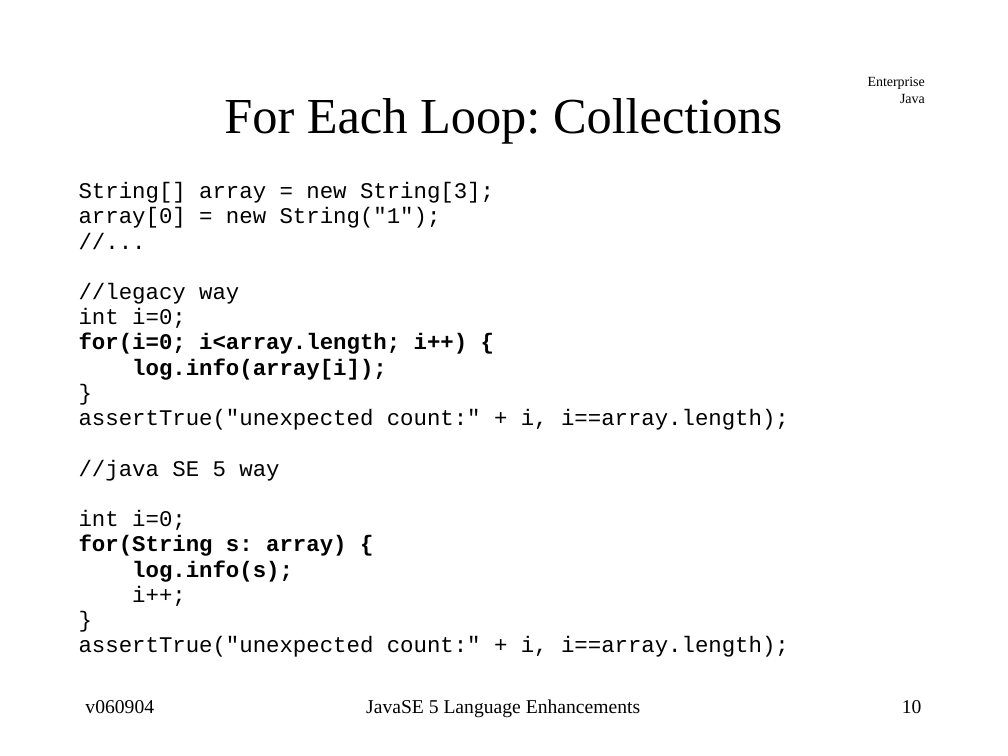
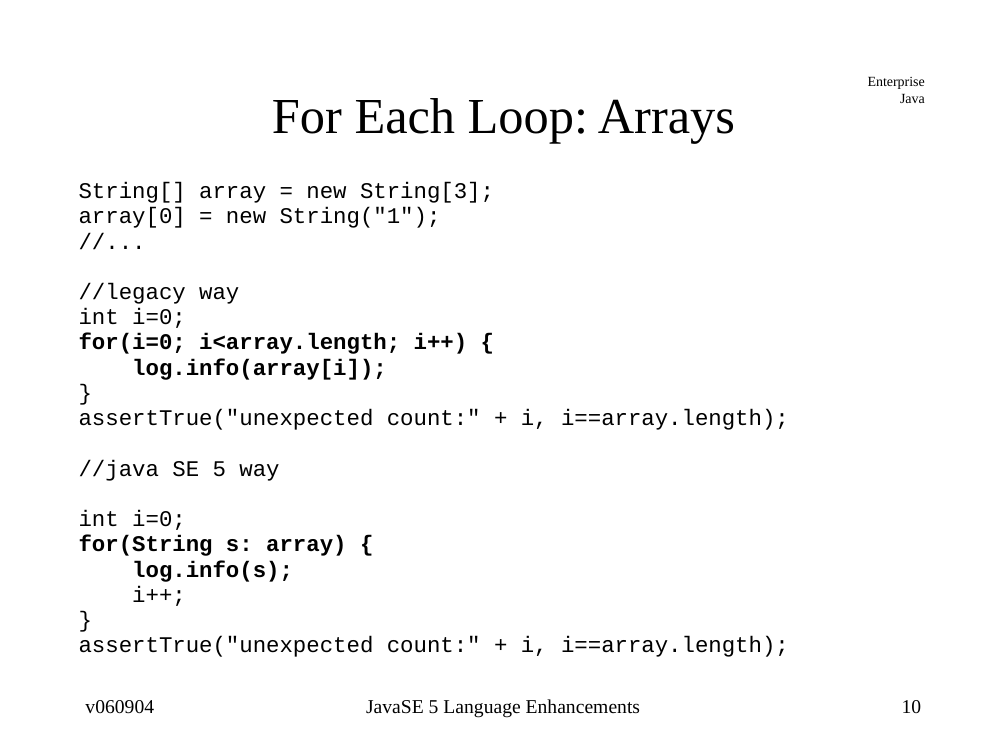
Before and after one commit to jcstaff/ejava-javaee, a slide deck: slide 10 of javase5Enhancements/src/site/resources/lectures/javase5Enhancements.ppt. Drawn at 1008x756 pixels with LibreOffice and Linux fonts; fonts in the diff are those of the drawing. Boxes give left, top, right and bottom in pixels: in the first picture for what was removed or moved away, otherwise in the second. Text is boxed around its words. In the diff, an @@ line names an element or a change of style, - is before the commit and + after.

```diff
--- a/javase5Enhancements/src/site/resources/lectures/javase5Enhancements.ppt
+++ b/javase5Enhancements/src/site/resources/lectures/javase5Enhancements.ppt
@@ title at [272, 98, 735, 143]: text changed @@
-For Each Loop: Collections
+For Each Loop: Arrays
```
Also in this commit, not shown: 5 other files.
